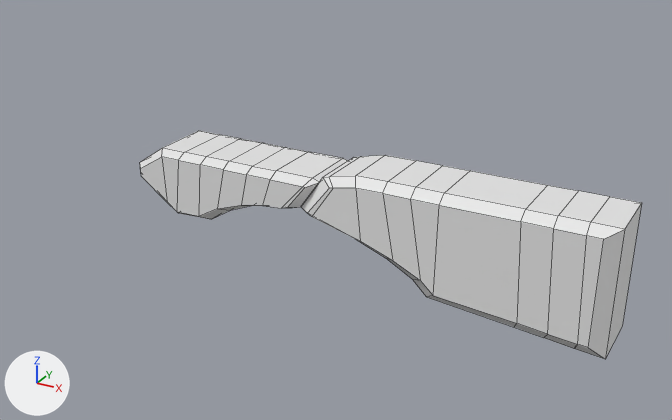
The Blender file Assets/Models/EGO/technology/magic bullet.blend: old version first, new version second.
Rendered twice from a camera (50 mm lens) standing at (2.611, -1.942, 0.848) and looking at (1.53, 0.022, -0.134). Every picture has the same lights, and +X, +Y and +Z are marked at lower left. Mesh edges are drawn as thin lines.
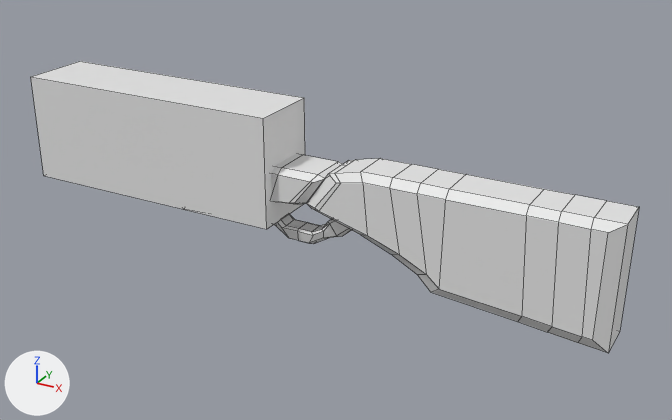
Commit message: magic bullet progress

Pixel boxes [x1, y1, x2, y2] of what changed, in the pictures (672 x 420 px):
```json
{"object": "Cube", "change": "rescaled", "before": [301, 155, 642, 359], "after": [307, 158, 639, 353]}
{"object": "Cube.003", "change": "added", "after": [31, 61, 305, 229]}
{"object": "Cube.001", "change": "rescaled", "before": [140, 131, 348, 219], "after": [271, 153, 342, 204]}
{"object": "Cube.002", "change": "added", "after": [274, 214, 351, 244]}
```

Edits to the scene script, one JSON object a line:
```json
{"op": "add", "block": "me_cube_002", "code": ["me_cube_002 = bpy.data.meshes.new('Cube.002')", "me_cube_002.from_pydata(...)  # a box spanning x -1.0..1.0, y -1.0..1.0, z -1.0..1.0"]}
{"op": "add", "block": "me_cube", "code": ["me_cube = bpy.data.meshes.new('Cube')", "me_cube.from_pydata(...)  # 72 vertices, 70 faces; spans x -1.46..1.27, y -0.82..0.82, z -1.37..5.29"]}
{"op": "set", "path": "ob_cube.scale", "old": "(0.58, 0.222, 0.138)", "new": "(0.58, 0.146, 0.138)"}
{"op": "set", "path": "ob_cube_001.scale", "old": "(0.58, 0.222, 0.138)", "new": "(0.58, 0.146, 0.138)"}
{"op": "add", "block": "ob_cube_003", "code": ["ob_cube_003 = bpy.data.objects.new('Cube.003', me_cube_002)", "ob_cube_003.location = (1.0, 0.0, -0.02)", "ob_cube_003.scale = (0.392, 0.1, 0.151)"]}
{"op": "add", "block": "ob_cube_002", "code": ["ob_cube_002 = bpy.data.objects.new('Cube.002', me_cube)", "ob_cube_002.location = (1.456, 0.0, -0.2)", "ob_cube_002.scale = (0.159, 0.0365, 0.0202)"]}
```
